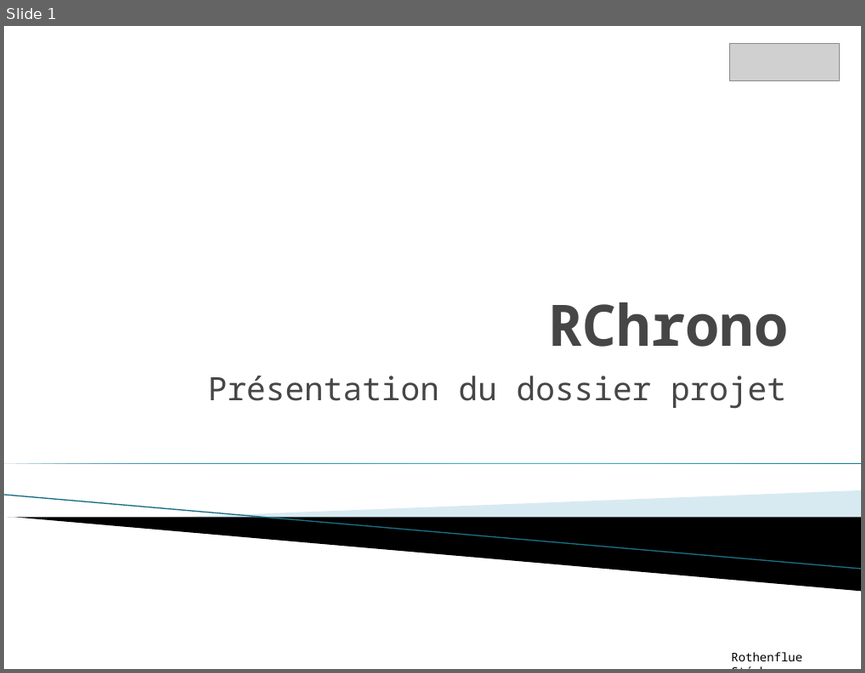
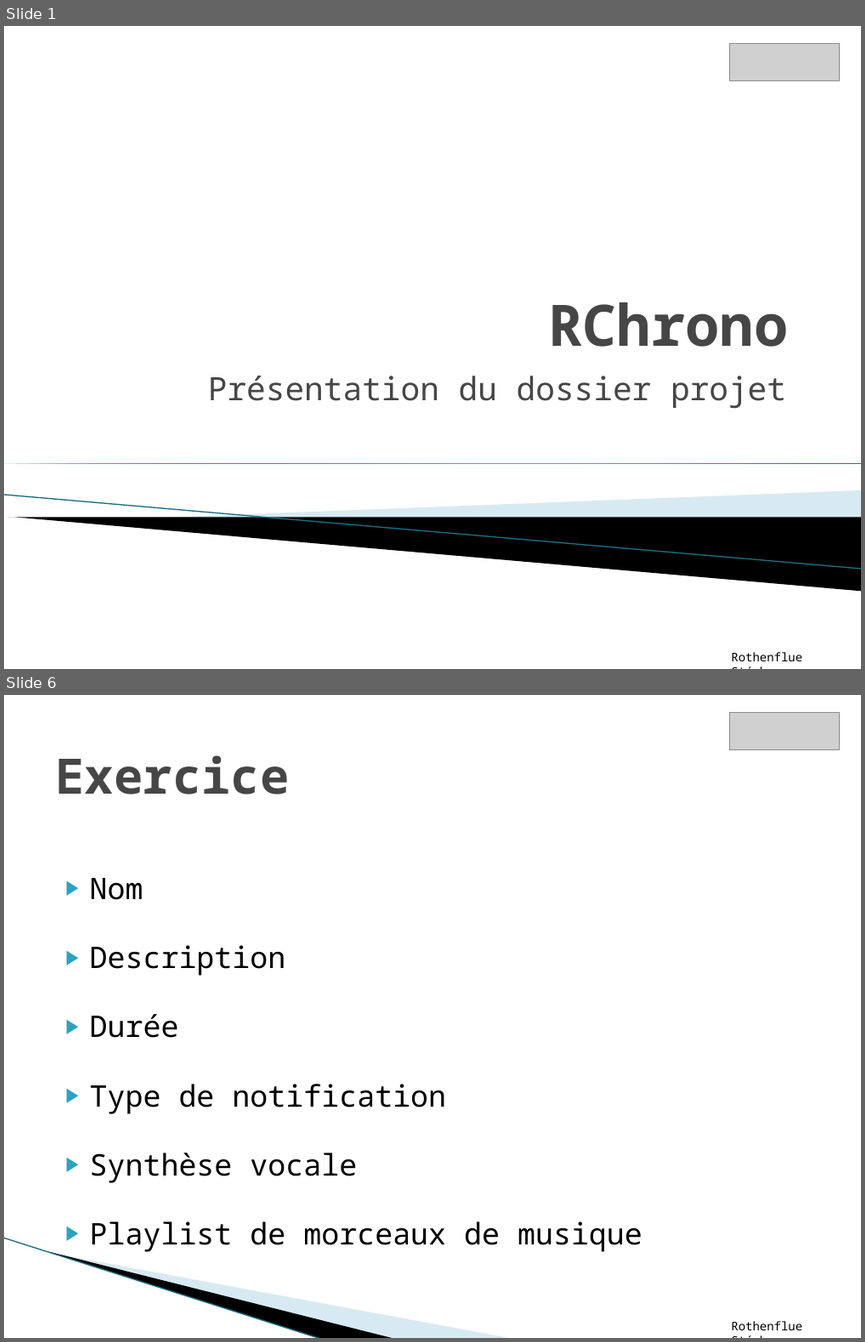
Before and after one commit to Rothen68/projet-RChrono, a slide deck: Cahier des charges + analyse/Presentation dossier projet.pptx. Shown one above the other, each under a label of ours: slide 1 before the commit, slides 1 and 6 after it; the slides between them are not shown. The pictures are 865x673 and 865x1342 pixels, drawn with LibreOffice and Linux fonts; fonts in the diff are those of the drawing; grey boxes stand for pictures; background and template pictures are left out. Boxes give left, top, right and bottom in pixels: in the first picture for what was removed or moved away, otherwise in the second. Text is boxed around its words. In the diff, an @@ line names an element or a change of style, - is before the commit and + after.

```diff
--- a/Cahier des charges + analyse/Presentation dossier projet.pptx
+++ b/Cahier des charges + analyse/Presentation dossier projet.pptx
@@ slide 6 added at [4,695,861,1338], background #FFFFFF @@
@@ picture added at [729,713,840,750] @@
@@ title added at [55,755,289,794], 41 pt, text #464646, bold @@
+Exercice
@@ text added at [90,878,642,1252], 25 pt, text #000000 @@
+▶ Nom
+▶ Description
+▶ Durée
+▶ Type de notification
+▶ Synthèse vocale
+▶ Playlist de morceaux de musique
@@ line added from (4, 1237) to (322, 1338), #97C5D8 0.95 pt @@
@@ freeform shape added at [49,1251,396,1338], fill #000000 @@
@@ freeform shape added at [51,1252,514,1338], fill #A0CBDC at 40% opacity @@
@@ text added at [731,1321,802,1330], 10 pt, text #000000 @@
+Rothenflue Stéphane
```
Also in this commit, not shown: 1 slide changed, 14 other slides added, 14 other files.
